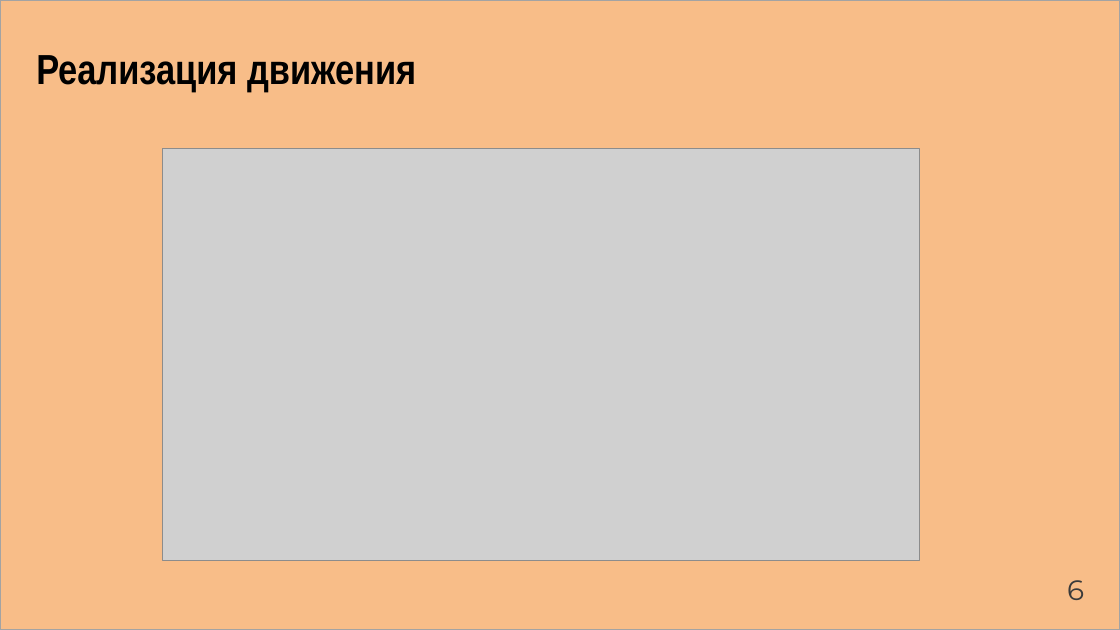
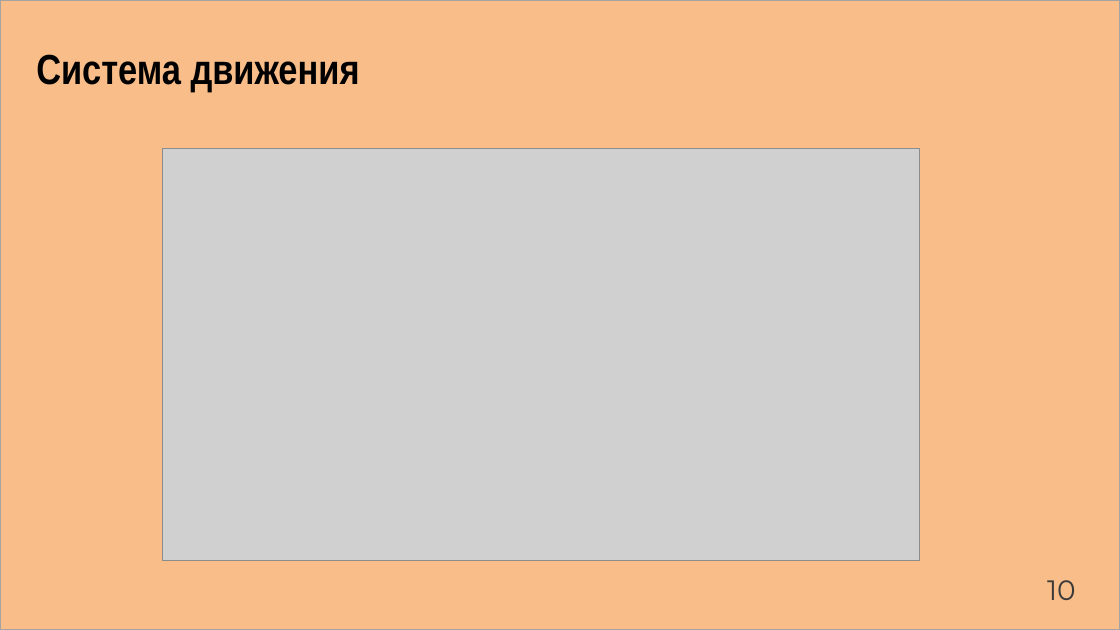
Before and after one commit to Artemor31/Files, a slide deck: slide 10 of Готовые части/NormPreza.pptx. Drawn at 1120x630 pixels with LibreOffice and Linux fonts; fonts in the diff are those of the drawing; grey boxes stand for pictures. Boxes give left, top, right and bottom in pixels: in the first picture for what was removed or moved away, otherwise in the second. Text is boxed around its words. In the diff, an @@ line names an element or a change of style, - is before the commit and + after.

```diff
--- a/Готовые части/NormPreza.pptx
+++ b/Готовые части/NormPreza.pptx
@@ text at bbox=[36, 54, 360, 92]: text changed @@
-Реализация движения
+Система движения
@@ text at bbox=[1047, 580, 1076, 600]: text changed @@
-6
+10
```
Also in this commit, not shown: 8 other slides changed, 4 slides added, 4 slides removed, 2 other files.
